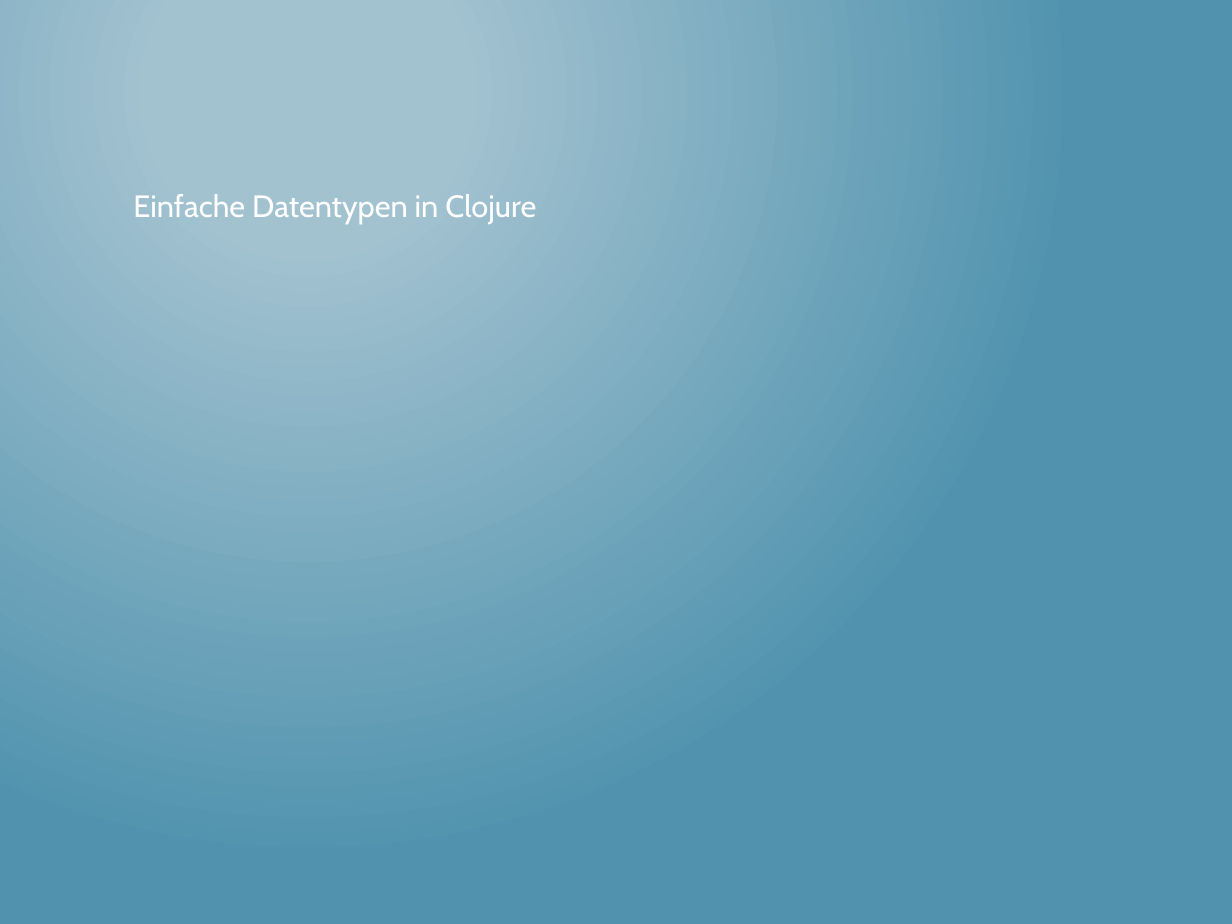
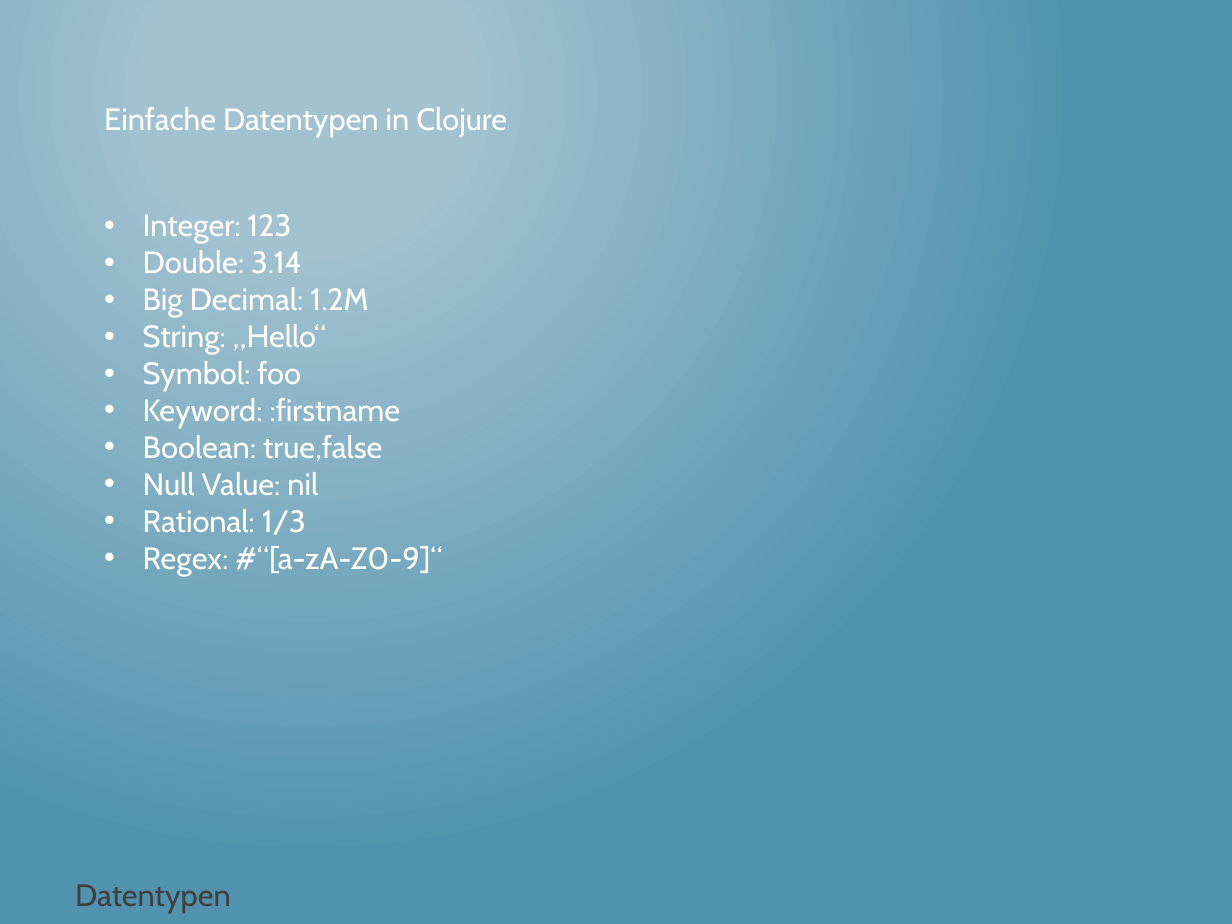
Before and after one commit to thomasschulte/ClojureUsergroupDemo, a slide deck: slide 7 of Clojure Vortrag .NET User Group.pptx. Drawn at 1232x924 pixels with LibreOffice and Linux fonts; fonts in the diff are those of the drawing. Boxes give left, top, right and bottom in pixels: in the first picture for what was removed or moved away, otherwise in the second. Text is boxed around its words. In the diff, an @@ line names an element or a change of style, - is before the commit and + after.

```diff
--- a/Clojure Vortrag .NET User Group.pptx
+++ b/Clojure Vortrag .NET User Group.pptx
@@ text "Einfache Datentypen in Clojure": place and size @@
-text "Einfache Datentypen in Clojure" at [133,194,536,224]
+text "Einfache Datentypen in Clojure" at [104,107,507,136]
@@ text added at [143,214,442,576], 18 pt, text #FFFFFF @@
+• Integer: 123
+• Double: 3.14
+• Big Decimal: 1.2M
+• String: „Hello“
+• Symbol: foo
+• Keyword: :firstname
+• Boolean: true,false
+• Null Value: nil
+• Rational: 1/3
+• Regex: #“[a-zA-Z0-9]“
@@ text added at [75,884,231,913], 18 pt, text #3F3F3F @@
+Datentypen
```
Also in this commit, not shown: 2 other slides changed, 2 slides added, 1 other file.
